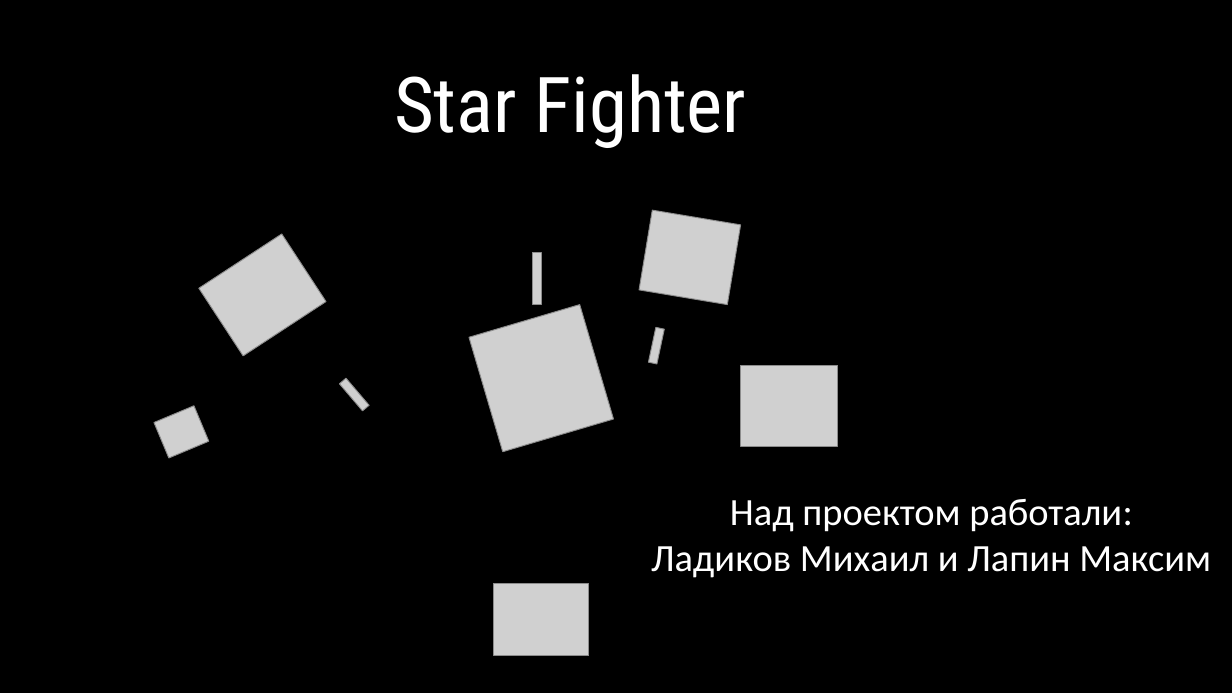
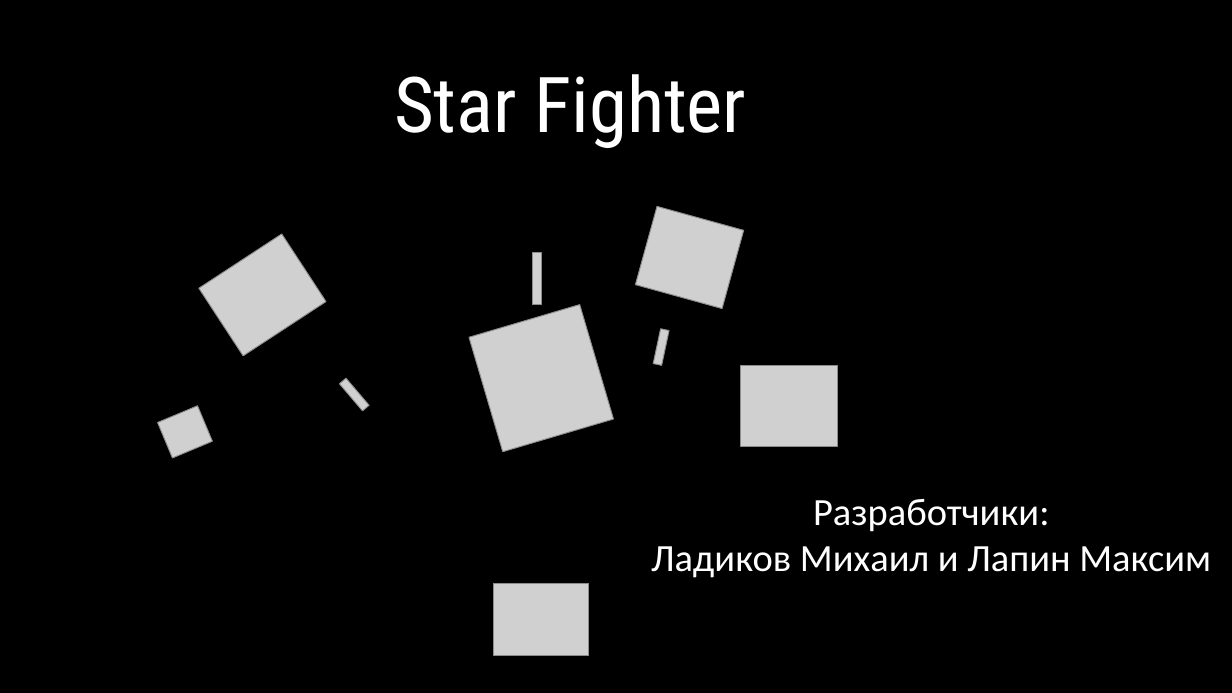
Before and after one commit to Rblba20/project_Yandex, a slide deck: slide 1 of Star Fighter.pptx. Drawn at 1232x693 pixels with LibreOffice and Linux fonts; fonts in the diff are those of the drawing; grey boxes stand for pictures. Boxes give left, top, right and bottom in pixels: in the first picture for what was removed or moved away, otherwise in the second. Text is boxed around its words. In the diff, an @@ line names an element or a change of style, - is before the commit and + after.

```diff
--- a/Star Fighter.pptx
+++ b/Star Fighter.pptx
@@ picture at (x1=636, y1=207, x2=744, y2=309): rotation 9 to 15 degrees @@
@@ picture moved from (x1=649, y1=328, x2=664, y2=365) to (x1=653, y1=329, x2=669, y2=366) @@
@@ picture moved from (x1=154, y1=406, x2=209, y2=459) to (x1=158, y1=406, x2=213, y2=459) @@
@@ text at (x1=813, y1=499, x2=1050, y2=532): text changed @@
-Над проектом работали:
+Разработчики:
```
Also in this commit, not shown: 3 other slides changed, 4 slides added, 2 slides removed, 2 other files.
